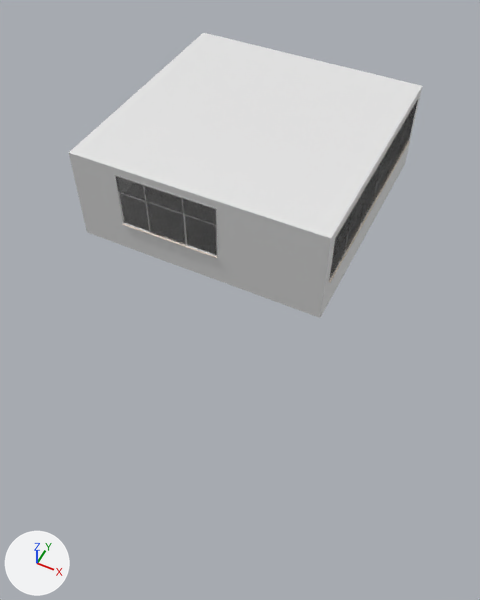
Two versions of the Blender file blend/Room_Basic_2_WoodFloor_5.blend, one commit apart.
Camera for both pictures: a camera (50 mm lens) standing at (19.6, -39.4, 37.9) and looking at (4.2, -8.7, -0.6). Arrows for +X, +Y and +Z are at lower left; the lights stay in place.

The first picture shows 'Cube', 'Cube.002', 'Window.001', 'Window.002'.
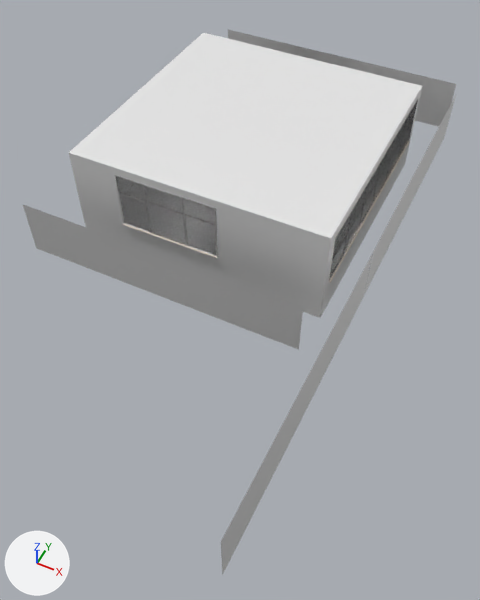
The newer file is also rescaled (x0.602), turned or shifted as a whole; pictures and numbers use the older file's frame.

Changed parts and their boxes (x1, y1, x2, y2) in the pictures (480 x 600 px):
```json
{"object": "Plane.002", "change": "added", "after": [23, 205, 303, 350]}
{"object": "Plane.003", "change": "added", "after": [221, 253, 373, 575]}
{"object": "Plane", "change": "added", "after": [228, 30, 456, 127]}
{"object": "Plane.001", "change": "added", "after": [364, 95, 456, 295]}
```

Edits to the scene script, one JSON object a line:
```json
{"op": "add", "block": "mat_material", "code": ["mat_material = bpy.data.materials.new('Material')", "# nodes: BsdfAnisotropic, BsdfDiffuse, MixShader, OutputMaterial"]}
{"op": "add", "block": "me_plane", "code": ["me_plane = bpy.data.meshes.new('Plane')", "me_plane.from_pydata(...)  # 20 vertices, 5 faces; spans x -6.26..7.62, y 4.43, z 0.98..3.75", "me_plane.materials.append(mat_material)  # its picture is missing"]}
{"op": "add", "block": "me_plane_001", "code": ["me_plane_001 = bpy.data.meshes.new('Plane.001')", "me_plane_001.from_pydata(...)  # 20 vertices, 5 faces; spans x 7.72, y -9.25..4.63, z 0.28..3.06", "me_plane_001.materials.append(mat_material)  # its picture is missing"]}
{"op": "add", "block": "me_plane_002", "code": ["me_plane_002 = bpy.data.meshes.new('Plane.002')", "me_plane_002.from_pydata(...)  # 20 vertices, 5 faces; spans x -7.6..6.27, y -13.42, z 0.28..3.06", "me_plane_002.materials.append(mat_material)  # its picture is missing"]}
{"op": "add", "block": "me_plane_003", "code": ["me_plane_003 = bpy.data.meshes.new('Plane.003')", "me_plane_003.from_pydata(...)  # 20 vertices, 5 faces; spans x 7.72, y -23.19..-9.32, z 0.28..3.06", "me_plane_003.materials.append(mat_material)  # its picture is missing"]}
{"op": "add", "block": "ob_plane", "code": ["ob_plane = bpy.data.objects.new('Plane', me_plane)", "ob_plane.location = (0.0, 10.42, 0.0)", "ob_plane.scale = (1.66, 1.66, 1.66)"]}
{"op": "add", "block": "ob_plane_001", "code": ["ob_plane_001 = bpy.data.objects.new('Plane.001', me_plane_001)", "ob_plane_001.location = (0.0, 10.42, 0.0)", "ob_plane_001.scale = (1.66, 1.66, 1.66)"]}
{"op": "add", "block": "ob_plane_002", "code": ["ob_plane_002 = bpy.data.objects.new('Plane.002', me_plane_002)", "ob_plane_002.location = (0.0, 10.42, 0.0)", "ob_plane_002.scale = (1.66, 1.66, 1.66)"]}
{"op": "add", "block": "ob_plane_003", "code": ["ob_plane_003 = bpy.data.objects.new('Plane.003', me_plane_003)", "ob_plane_003.location = (0.0, 10.42, 0.0)", "ob_plane_003.scale = (1.66, 1.66, 1.66)"]}
```
